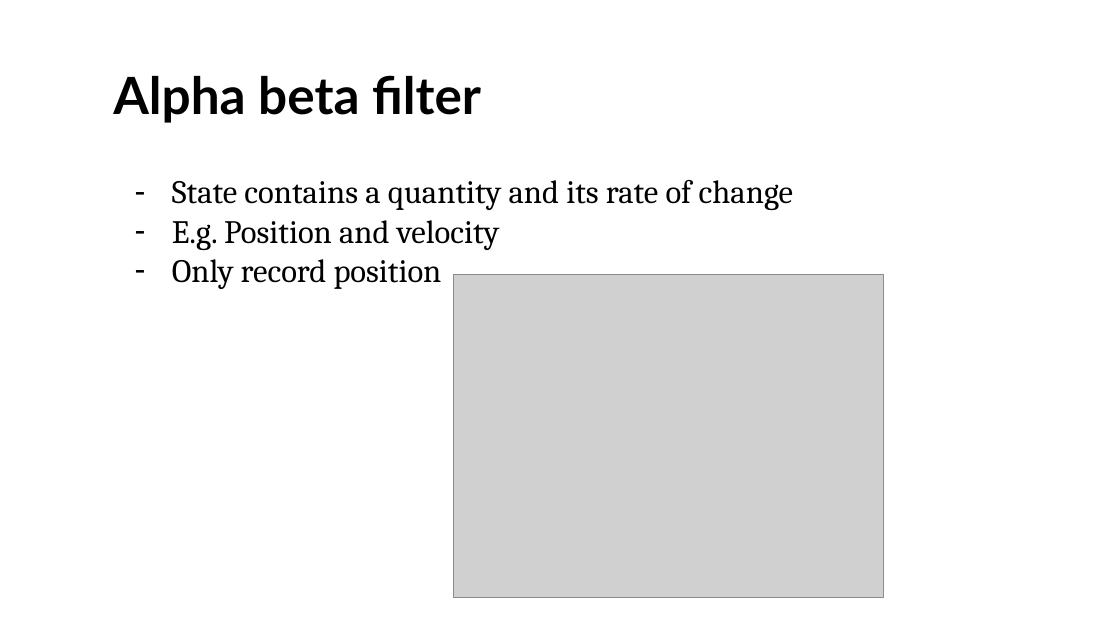
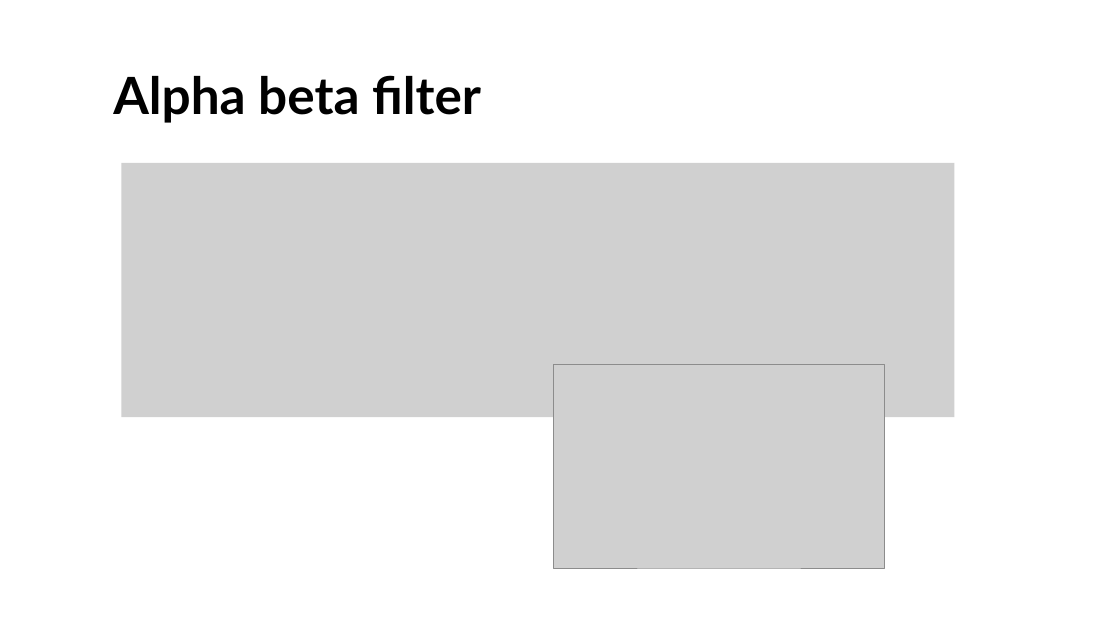
Before and after one commit to UOMDSS/workshops-2022-2023, a slide deck: slide 8 of semester-1/Week-4-Kalman-Filtering-Inverted-Pendulum/state space models and filtering.pptx. Drawn at 1120x630 pixels with LibreOffice and Linux fonts; fonts in the diff are those of the drawing; grey boxes stand for pictures; background and template pictures are left out. Boxes give left, top, right and bottom in pixels: in the first picture for what was removed or moved away, otherwise in the second. Text is boxed around its words. In the diff, an @@ line names an element or a change of style, - is before the commit and + after.

```diff
--- a/semester-1/Week-4-Kalman-Filtering-Inverted-Pendulum/state space models and filtering.pptx
+++ b/semester-1/Week-4-Kalman-Filtering-Inverted-Pendulum/state space models and filtering.pptx
@@ picture added at (122, 163, 955, 418) @@
@@ text removed at (172, 180, 793, 289) @@
-– State contains a quantity and its rate of change
-– E.g. Position and velocity
-– Only record position
@@ picture: place and size @@
-picture at (454, 275, 884, 597)
+picture at (554, 364, 885, 568)
```
Also in this commit, not shown: 9 other slides changed, 2 slides added, 3 slides removed, 2 other files.
